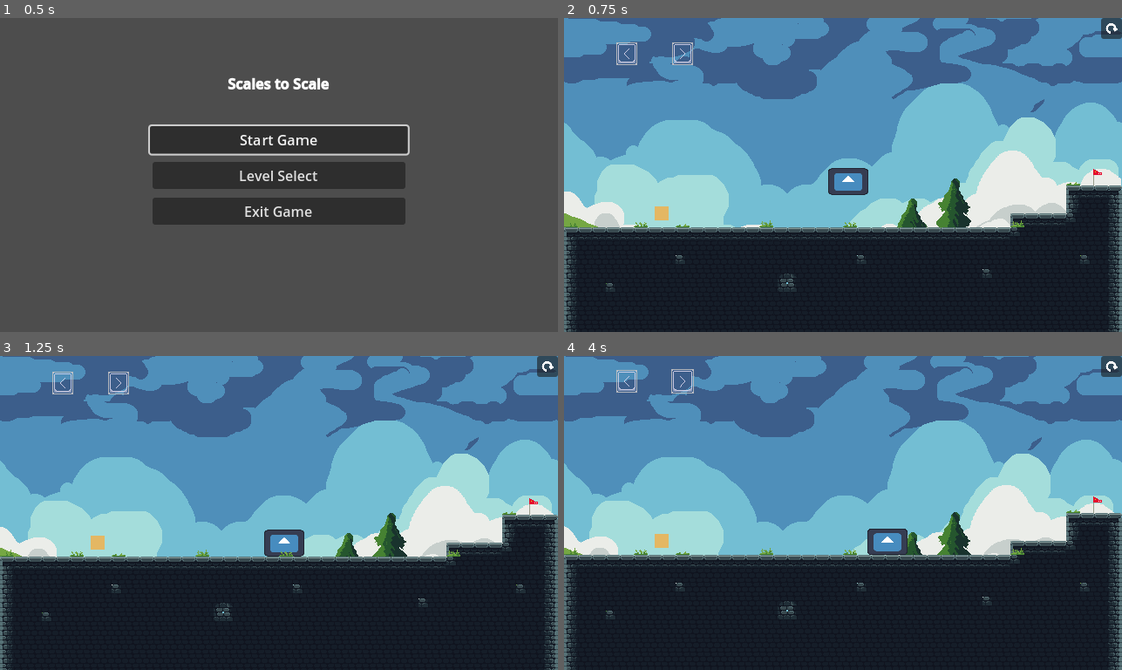
Above: before the commit, frames 1-4 (two rows, left to right).
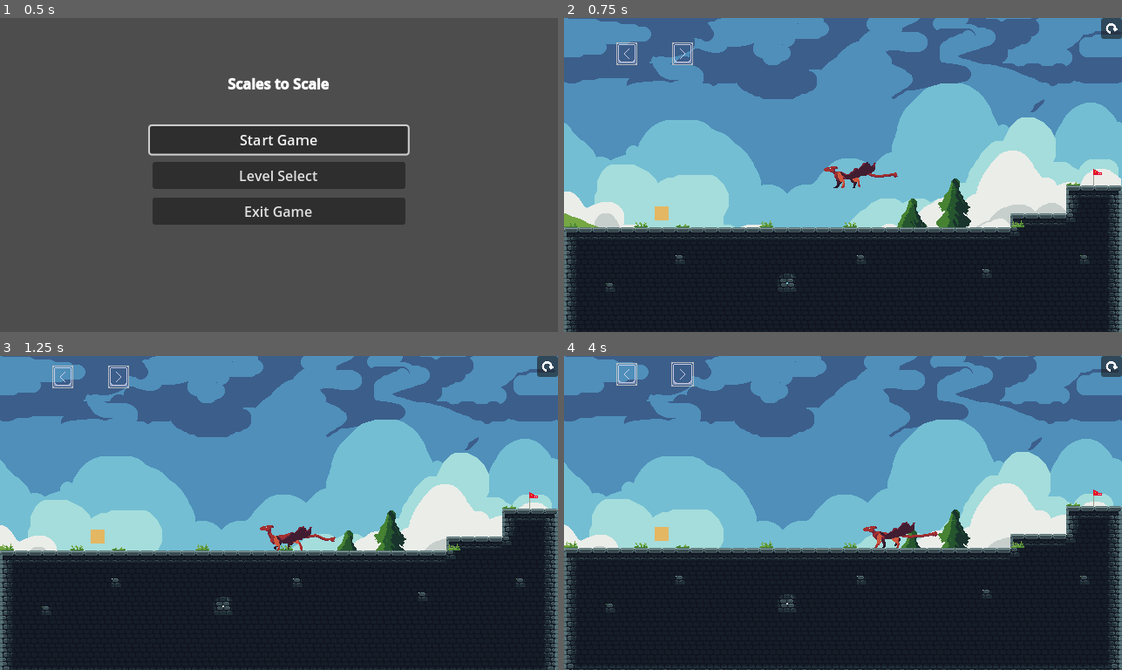
Above: after the commit, the same moments.

Repository: Robocraft999/ScalesToScale
Game: Godot game, scene res://scenes/root.tscn
Two runs of this game, one before a commit and one after it. Both use one fixed random seed, a clock stepped at 60 frames per second and the inputs below. The engine's default icon, where the game draws it, is replaced by a stand-in: a white triangle on a blue panel in a dark square.
Inputs (mouse positions are in pixels of both pictures, inside the frame that each line leads up to):
- Up to frame 1 (0.5 s): no input
- Up to frame 2 (0.75 s): click "Start Game" at 0.5 s
- Up to frame 3 (1.25 s): no input
- Up to frame 4 (4 s): click (1110, 365) at 1.25 s; click (1110, 365) at 2 s; click (1110, 365) at 2.75 s; tap Enter at 3.5 s; move the mouse to (965, 497) at 3.52 s; hold D (move_right) from 3.53 s (still down); hold Space (dash) from 3.53 s (still down); click (965, 497) at 3.67 s; tap Up (jump) at 3.77 s

Frame 1 is identical in both runs. In frame 2, 0.7% of the frame differs, in the area x 46-60%, y 45-57%; in frame 3, 7.3%; in frame 4, 8.0%, in the area x 0-100%, y 1-100%.

Commit message:
added dragon walk + animation

Diff:
--- a/scenes/objects/player.tscn
+++ b/scenes/objects/player.tscn
@@ -1,21 +1,88 @@
-[gd_scene load_steps=5 format=3 uid="uid://bnt67b4wf47qu"]
+[gd_scene load_steps=15 format=3 uid="uid://bnt67b4wf47qu"]
 
 [ext_resource type="Script" path="res://scripts/player.gd" id="1_au815"]
 [ext_resource type="Texture2D" uid="uid://jsqanghxckw6" path="res://icon.svg" id="2_g8dv3"]
 [ext_resource type="AudioStream" uid="uid://bwqdbhehtihcc" path="res://sfx/dash.wav" id="3_843k5"]
+[ext_resource type="Texture2D" uid="uid://cdjplfesf7m8t" path="res://sprites/dragon_colored_walk.png" id="4_hlfl6"]
 
 [sub_resource type="RectangleShape2D" id="RectangleShape2D_jtt55"]
+size = Vector2(49.3333, 27.3333)
+
+[sub_resource type="AtlasTexture" id="AtlasTexture_i2sgo"]
+atlas = ExtResource("4_hlfl6")
+region = Rect2(0, 0, 96, 32)
+
+[sub_resource type="AtlasTexture" id="AtlasTexture_wv0pj"]
+atlas = ExtResource("4_hlfl6")
+region = Rect2(96, 0, 96, 32)
+
+[sub_resource type="AtlasTexture" id="AtlasTexture_1vu6t"]
+atlas = ExtResource("4_hlfl6")
+region = Rect2(192, 0, 96, 32)
+
+[sub_resource type="AtlasTexture" id="AtlasTexture_8atpb"]
+atlas = ExtResource("4_hlfl6")
+region = Rect2(288, 0, 96, 32)
+
+[sub_resource type="AtlasTexture" id="AtlasTexture_n6k38"]
+atlas = ExtResource("4_hlfl6")
+region = Rect2(384, 0, 96, 32)
+
+[sub_resource type="AtlasTexture" id="AtlasTexture_32qcc"]
+atlas = ExtResource("4_hlfl6")
+region = Rect2(480, 0, 96, 32)
+
+[sub_resource type="AtlasTexture" id="AtlasTexture_21hdh"]
+atlas = ExtResource("4_hlfl6")
+region = Rect2(576, 0, 96, 32)
+
+[sub_resource type="AtlasTexture" id="AtlasTexture_3af40"]
+atlas = ExtResource("4_hlfl6")
+region = Rect2(672, 0, 96, 32)
+
+[sub_resource type="SpriteFrames" id="SpriteFrames_uqm2t"]
+animations = [{
+"frames": [{
+"duration": 1.0,
+"texture": SubResource("AtlasTexture_i2sgo")
+}, {
+"duration": 1.0,
+"texture": SubResource("AtlasTexture_wv0pj")
+}, {
+"duration": 1.0,
+"texture": SubResource("AtlasTexture_1vu6t")
+}, {
+"duration": 1.0,
+"texture": SubResource("AtlasTexture_8atpb")
+}, {
+"duration": 1.0,
+"texture": SubResource("AtlasTexture_n6k38")
+}, {
+"duration": 1.0,
+"texture": SubResource("AtlasTexture_32qcc")
+}, {
+"duration": 1.0,
+"texture": SubResource("AtlasTexture_21hdh")
+}, {
+"duration": 1.0,
+"texture": SubResource("AtlasTexture_3af40")
+}],
+"loop": true,
+"name": &"default",
+"speed": 12.0
+}]
 
 [node name="Player" type="CharacterBody2D"]
-scale = Vector2(3, 2)
 collision_layer = 2
 script = ExtResource("1_au815")
 
 [node name="CollisionShape2D" type="CollisionShape2D" parent="."]
+position = Vector2(2.5, -2.75)
 scale = Vector2(0.75, 0.75)
 shape = SubResource("RectangleShape2D_jtt55")
 
 [node name="Sprite2D" type="Sprite2D" parent="."]
+visible = false
 scale = Vector2(0.12, 0.12)
 texture = ExtResource("2_g8dv3")
 
@@ -23,3 +90,10 @@
 
 [node name="AudioStreamPlayer2D" type="AudioStreamPlayer2D" parent="."]
 stream = ExtResource("3_843k5")
+
+[node name="AnimatedSprite2D" type="AnimatedSprite2D" parent="."]
+position = Vector2(17, -8)
+sprite_frames = SubResource("SpriteFrames_uqm2t")
+autoplay = "default"
+frame = 2
+frame_progress = 0.68567
Binary file added: sprites/dragon_colored_walk.png
Not shown, added: sprites/dragon_colored_walk.png.import
